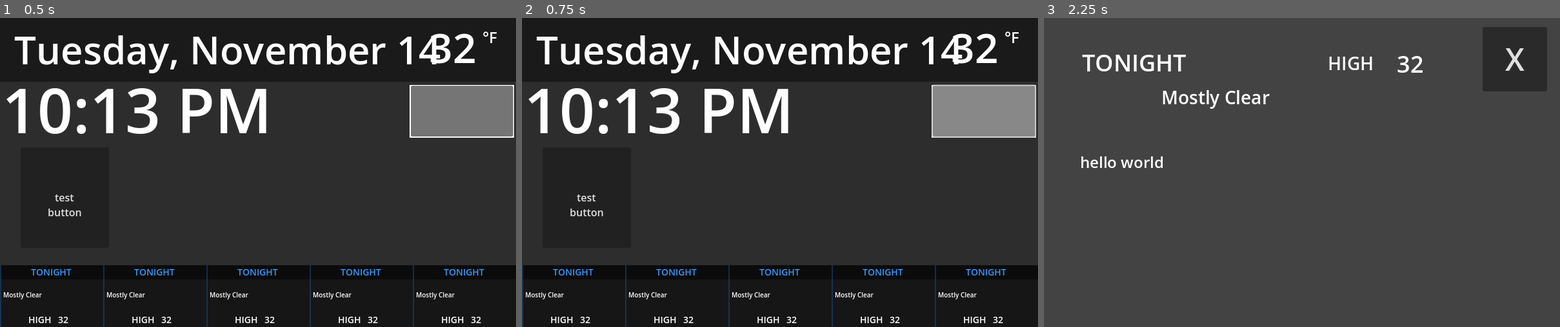
Above: before the commit, frames 1-3 (left to right).
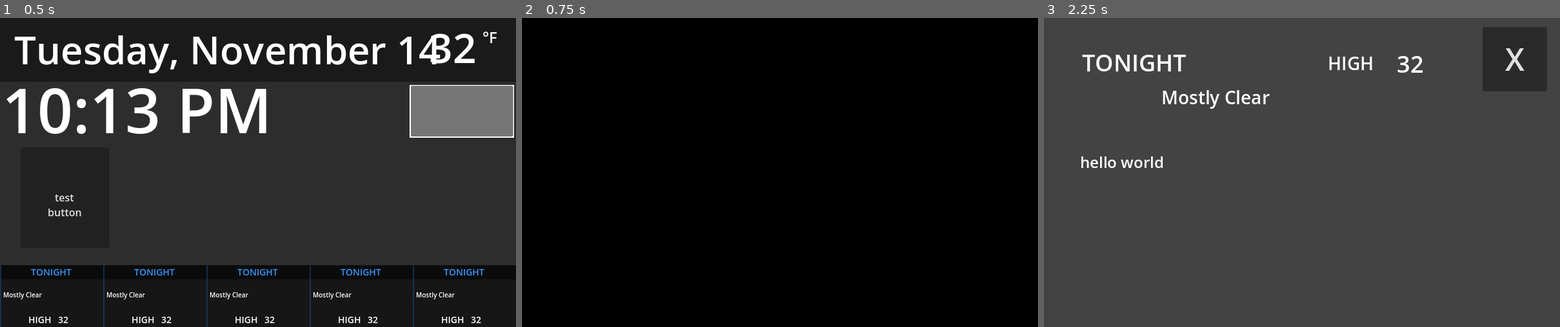
Above: after the commit, the same moments.

Repository: mattgrogan/PiDisplay
Game: Godot game, scene res://pi_display.tscn
Same seed, same stepped clock (60 frames per second), same inputs: the game is played once before the commit and once after it.
Inputs (mouse positions are in pixels of both pictures, inside the frame that each line leads up to):
- Up to frame 1 (0.5 s): no input
- Up to frame 2 (0.75 s): click (986, 110) at 0.5 s
- Up to frame 3 (2.25 s): click "test button" at 1.25 s; click (1095, 296) at 2.02 s

Frame 1 is identical in both runs. In frame 2, 82% of the frame differs, in the area x 0-100%, y 0-100%; in frame 3, nothing differs.
Error in both runs: Invalid access to property or key 'properties' on a base object of type 'Nil'. (res://DelayTimer.gd:27)

Commit message:
Fixed scaling

Diff:
--- a/sunrise_sunset.tscn
+++ b/sunrise_sunset.tscn
@@ -36,6 +36,11 @@
 [node name="CanvasLayer" type="CanvasLayer" parent="."]
 visible = false
 
+[node name="ColorRect" type="ColorRect" parent="CanvasLayer"]
+offset_right = 813.0
+offset_bottom = 489.0
+color = Color(0, 0, 0, 1)
+
 [node name="SunlightMaximized" type="TextureRect" parent="CanvasLayer"]
 anchors_preset = -1
 anchor_right = 1.0
@@ -46,7 +51,7 @@
 size_flags_horizontal = 3
 size_flags_vertical = 3
 texture = SubResource("MeshTexture_8t8pm")
-expand_mode = 3
+expand_mode = 5
 stretch_mode = 5
 
 [node name="Button" type="Button" parent="CanvasLayer/SunlightMaximized"]
